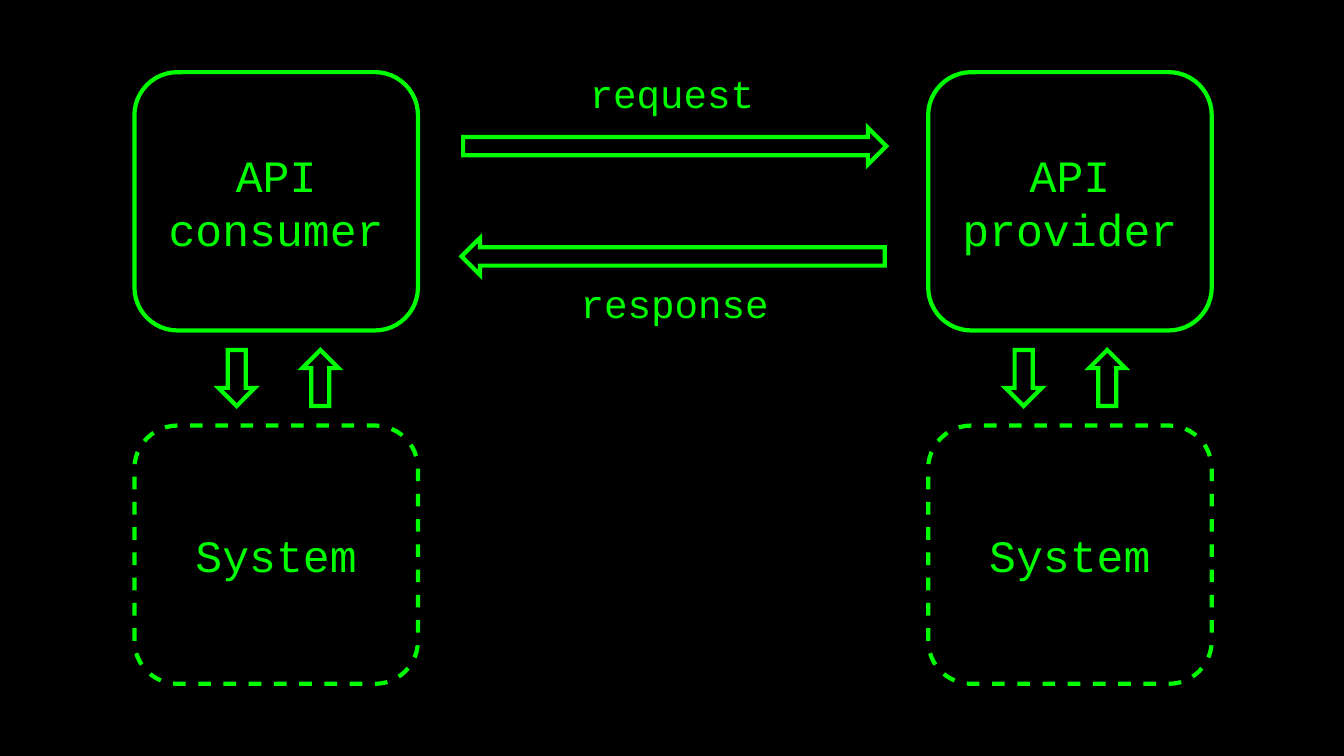
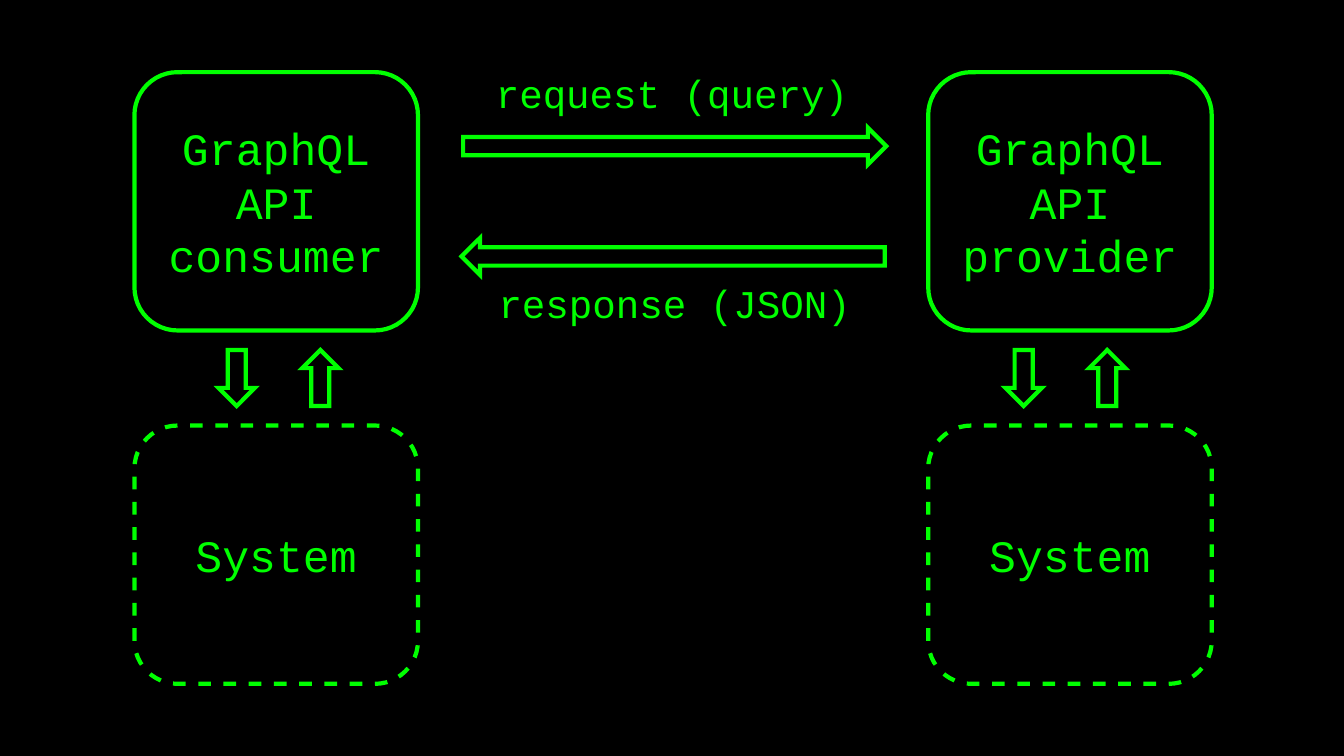
Before and after one commit to basdijkstra/rest-assured-net-workshop, a slide deck: slide 61 of RestAssuredNetWorkshop.odp (slide 5 before the commit). Drawn at 1344x756 pixels with LibreOffice and Linux fonts; fonts in the diff are those of the drawing. Boxes give left, top, right and bottom in pixels: in the first picture for what was removed or moved away, otherwise in the second. Text is boxed around its words. In the diff, an @@ line names an element or a change of style, - is before the commit and + after.

```diff
--- a/RestAssuredNetWorkshop.odp
+++ b/RestAssuredNetWorkshop.odp
@@ text at [496,80,848,116]: text changed @@
-request
+request (query)
@@ text in freeform shape at [169,133,384,273]: text changed @@
-API consumer
+GraphQL API consumer
@@ text in freeform shape at [962,133,1177,282]: text changed @@
-API provider
+GraphQL API provider
@@ text at [499,290,851,326]: text changed @@
-response
+response (JSON)
```
Also in this commit, not shown: 17 other slides changed, 12 slides added, 6 slides removed, 2 other files.
